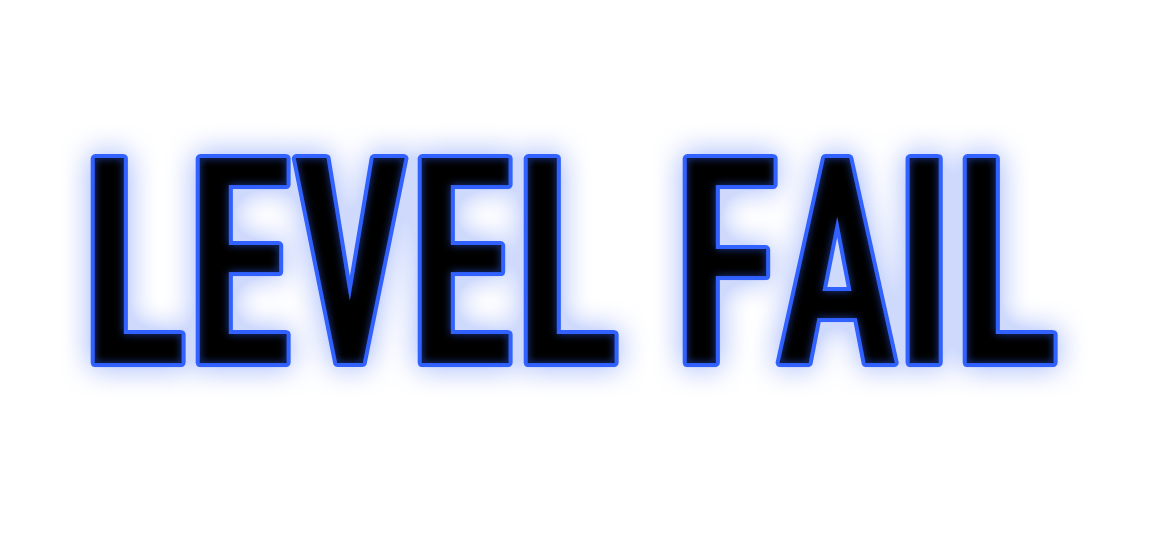
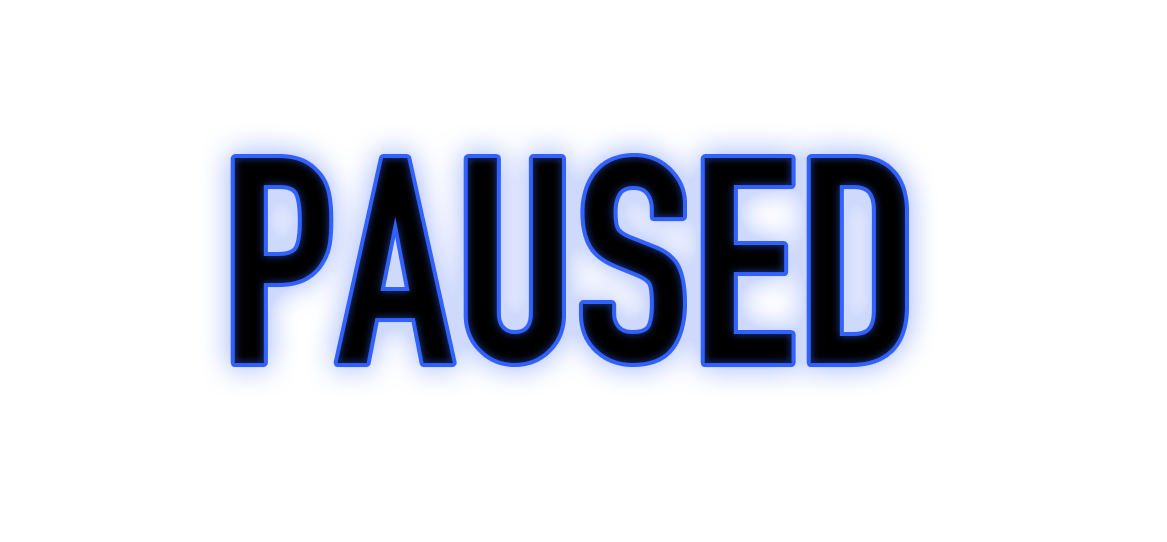
Layer changes from the first 1167×542 image to the second:
renamed "LEVEL FAIL" to "PAUSED", painted on it over (x1=94, y1=157, x2=1054, y2=364)
